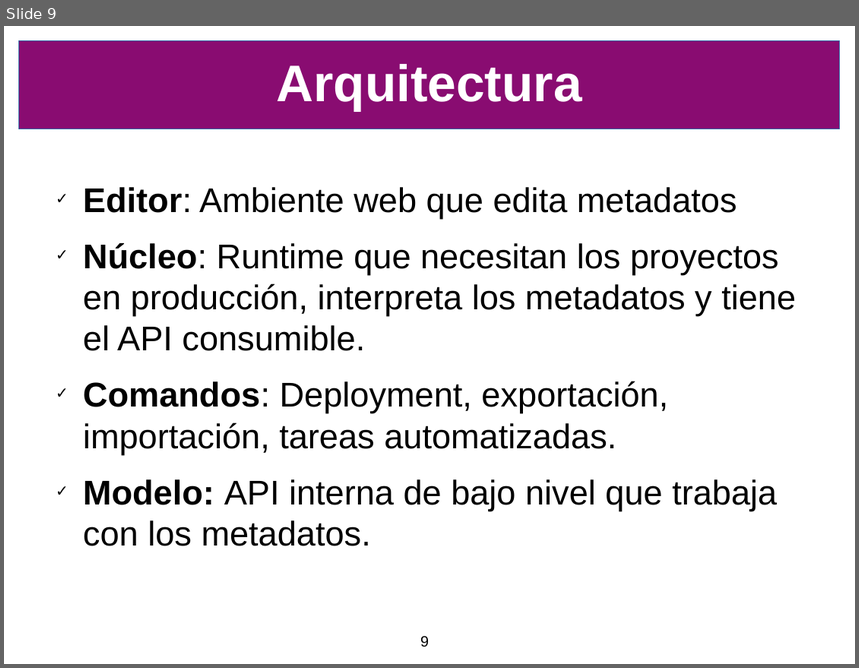
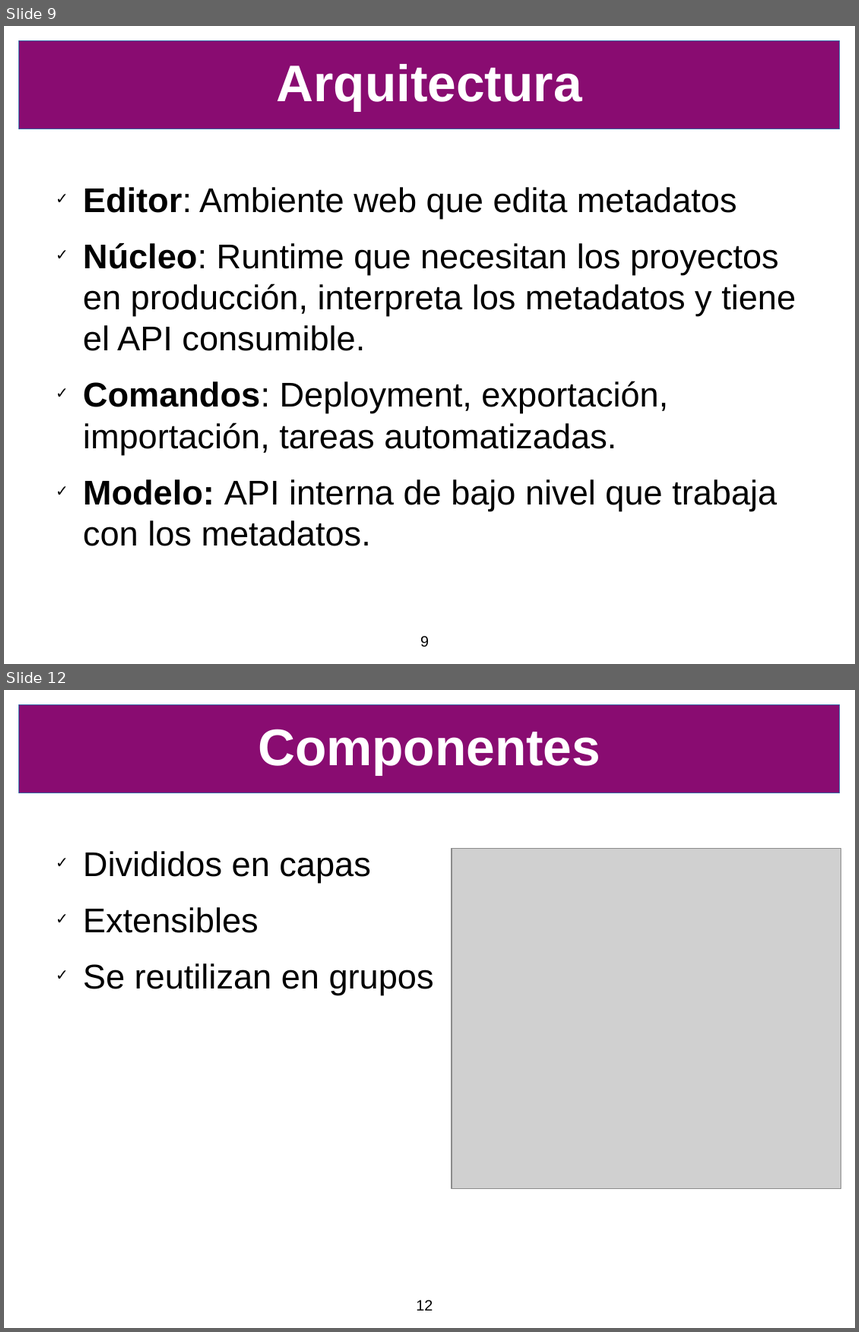
Before and after one commit to SIU-Toba/framework, a slide deck: doc/presentacion/CafeConf2006.odp. Shown one above the other, each under a label of ours: slide 9 before the commit, slides 9 and 12 after it; the slides between them are not shown. The pictures are 859x668 and 859x1332 pixels, drawn with LibreOffice and Linux fonts; fonts in the diff are those of the drawing; grey boxes stand for pictures; background and template pictures are left out. Boxes give left, top, right and bottom in pixels: in the first picture for what was removed or moved away, otherwise in the second. Text is boxed around its words. In the diff, an @@ line names an element or a change of style, - is before the commit and + after.

Commit message:
La presentación con algunos screenshots para mitigar el aburrimiento

```diff
--- a/doc/presentacion/CafeConf2006.odp
+++ b/doc/presentacion/CafeConf2006.odp
@@ slide 12 added at (4, 690, 855, 1328), background #FFFFFF; not listed: 1 template element that a slide beside it also shows @@
@@ title added at (258, 729, 601, 775), 48 pt, text #FFFFFF, bold @@
+Componentes
@@ picture added at (452, 848, 842, 1189) @@
@@ text added at (83, 851, 434, 996), 32 pt, text #000000 @@
+✓ Divididos en capas
+✓ Extensibles
+✓ Se reutilizan en grupos
@@ page number added at (416, 1300, 433, 1311), 14 pt, text #000000 @@
+12
```
Also in this commit, not shown: 7 other slides added, 1 slide removed, 1 other file.
